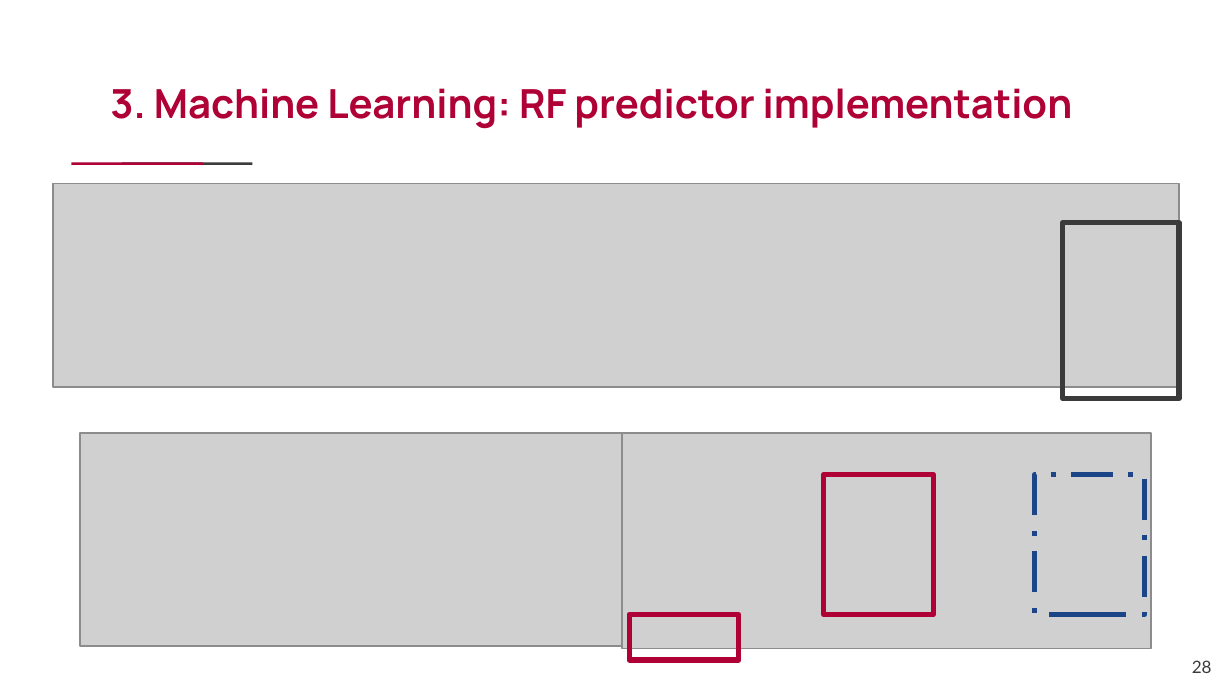
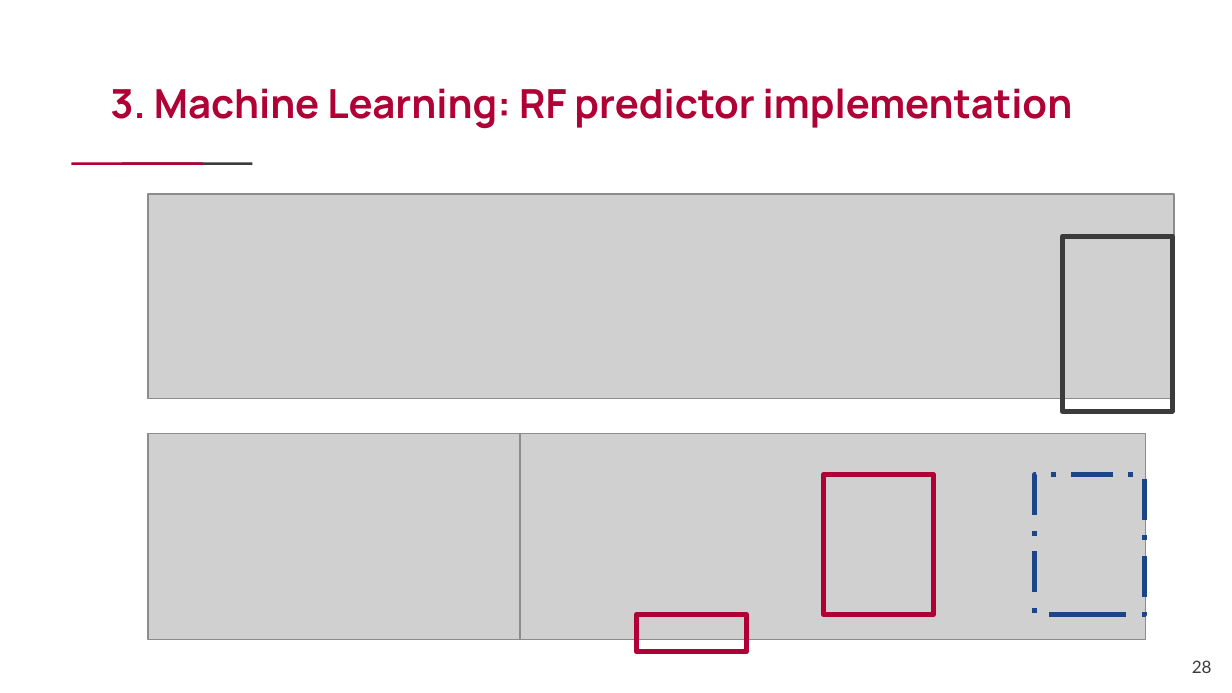
Before and after one commit to luca1308/Investigating_periods_of_increasing_interest_rates_for_the_S-P_1500, a slide deck: slide 28 of Investigating periods of increasing interest rates for the S&P 1500.pptx. Drawn at 1232x693 pixels with LibreOffice and Linux fonts; fonts in the diff are those of the drawing; grey boxes stand for pictures. Boxes give left, top, right and bottom in pixels: in the first picture for what was removed or moved away, otherwise in the second. Text is boxed around its words. In the diff, an @@ line names an element or a change of style, - is before the commit and + after.

```diff
--- a/Investigating periods of increasing interest rates for the S&P 1500.pptx
+++ b/Investigating periods of increasing interest rates for the S&P 1500.pptx
@@ picture: place and size @@
-picture at bbox=[53, 184, 1179, 387]
+picture at bbox=[148, 193, 1174, 398]
@@ rectangle: place and size @@
-rectangle at bbox=[1062, 223, 1179, 399]
+rectangle at bbox=[1062, 237, 1172, 411]
@@ picture: place and size @@
-picture at bbox=[80, 434, 622, 647]
+picture at bbox=[148, 434, 522, 639]
@@ picture: place and size @@
-picture at bbox=[622, 434, 1151, 649]
+picture at bbox=[520, 434, 1146, 639]
@@ rectangle: place and size @@
-rectangle at bbox=[630, 615, 739, 660]
+rectangle at bbox=[637, 615, 747, 652]
```
Also in this commit, not shown: 3 other slides changed, 7 other files.
